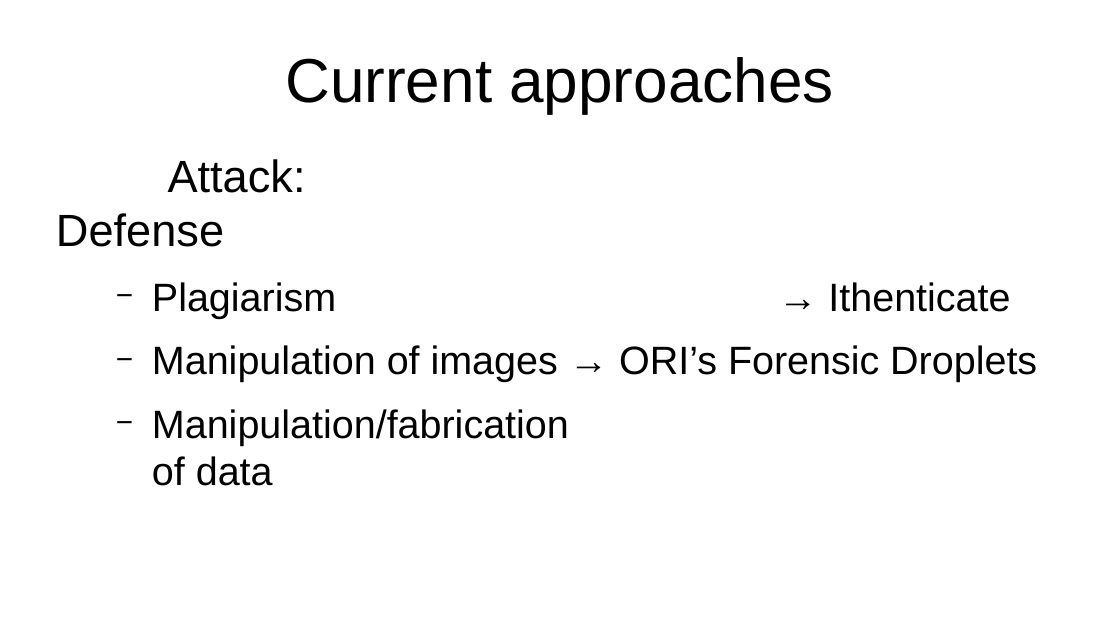
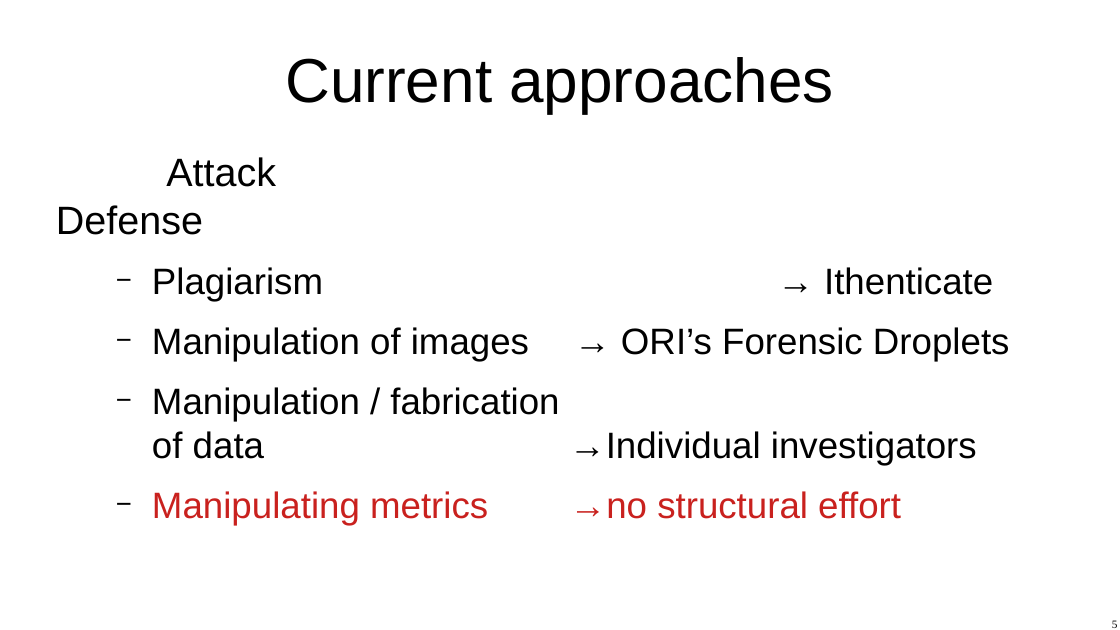
Before and after one commit to XibrenX/MasterThesis, a slide deck: slide 5 of slides/presentatie.odp (slide 4 before the commit). Drawn at 1120x630 pixels with LibreOffice and Linux fonts; fonts in the diff are those of the drawing. Boxes give left, top, right and bottom in pixels: in the first picture for what was removed or moved away, otherwise in the second. Text is boxed around its words. In the diff, an @@ line names an element or a change of style, - is before the commit and + after.

```diff
--- a/slides/presentatie.odp
+++ b/slides/presentatie.odp
@@ text at [56,157,276,235]: text changed; size 32 to 28 pt @@
-Attack: Defense
+Attack Defense
@@ text at [152,267,993,362]: size 28 to 26 pt in "Plagiarism → Ithenticate", "Manipulation of images → ORI’s Forensic Droplets" @@
@@ text at [152,387,977,526]: text changed; size 28 to 26 pt @@
-  − Manipulation/fabrication
-    of data
+  − Manipulation / fabrication
+    of data →Individual investigators
+  − Manipulating metrics →no structural effort
@@ page number added at [1112,620,1118,628], 8 pt, text #000000 @@
+5
```
Also in this commit, not shown: 34 other slides changed, 7 slides added, 1 slide removed, 5 other files.
